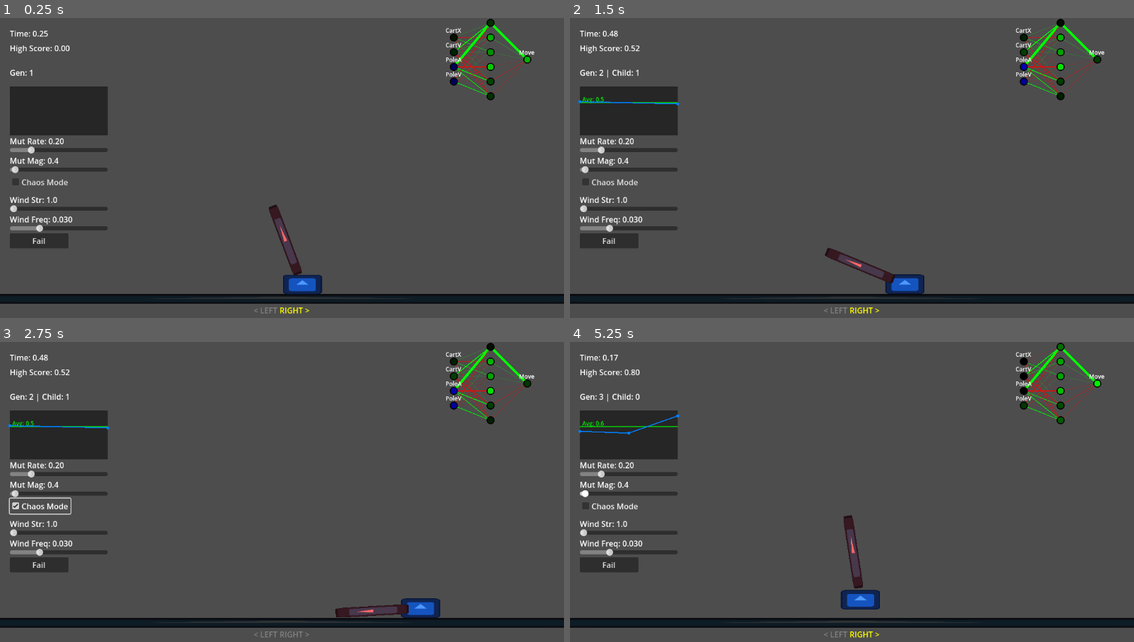
Above: before the commit, frames 1-4 (two rows, left to right).
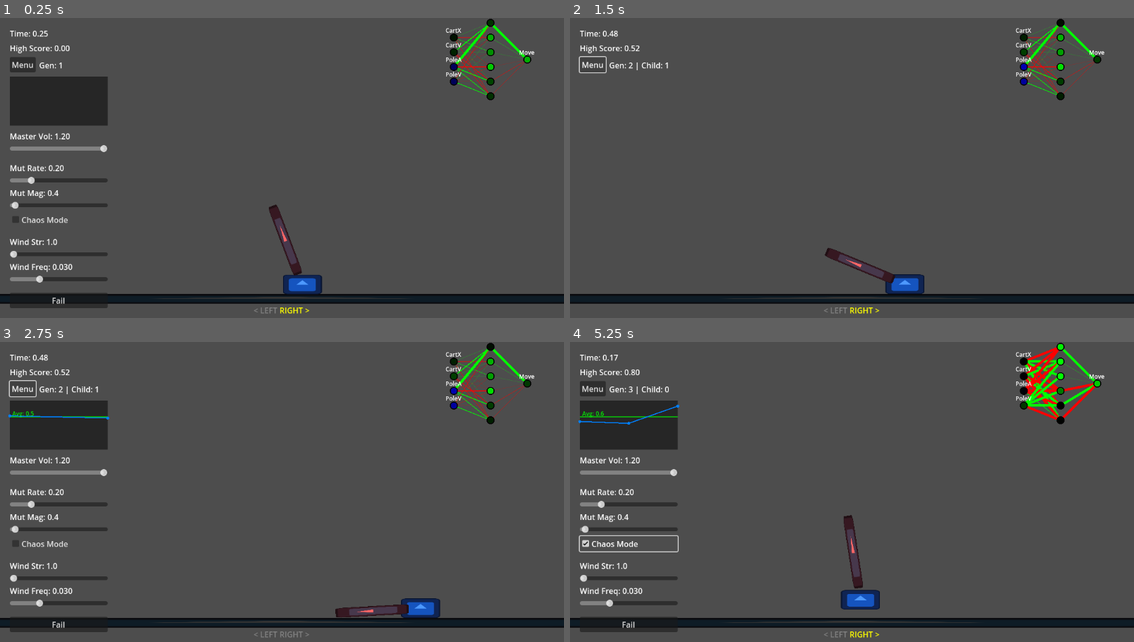
Above: after the commit, the same moments.

Repository: frkatona/Godot_NN_Testing
Game: Godot game, scene res://scenes/main.tscn
Same seed, same stepped clock (60 frames per second), same inputs: the game is played once before the commit and once after it. The engine's default icon, where the game draws it, is replaced by a stand-in: a white triangle on a blue panel in a dark square.
Inputs (mouse positions are in pixels of both pictures, inside the frame that each line leads up to):
- Up to frame 1 (0.25 s): no input
- Up to frame 2 (1.5 s): click (592, 66) at 0.5 s, where only the run after the commit has a clickable "Menu"; hold Right (ui_right) from 1.28 s (still down); tap T at 1.35 s
- Up to frame 3 (2.75 s): release Right (ui_right) at 2 s; click "Chaos Mode" (after the commit: "Menu") at 2 s
- Up to frame 4 (5.25 s): click "Fail" at 2.75 s; click "Chaos Mode" at 3.5 s; tap Enter (ui_accept) at 4.25, 4.52 s; hold Left (ui_left) 4.28-5.03 s; tap T at 4.35, 5.1 s; hold Right (ui_right) from 5.03 s (still down)

The runs differ from the first frame. In frame 1, 4.9% of the frame differs, in the area x 1-20%, y 13-97%; in frame 2, 5.0%; in frame 3, 5.3%; in frame 4, 6.7%, in the area x 1-94%, y 0-97%.

Commit message:
added volume slider and options hider button

Diff:
--- a/scripts/game_manager.gd
+++ b/scripts/game_manager.gd
@@ -61,34 +61,43 @@
 	add_child(sfx_success)
 
 func setup_ui():
+	var ui_root = label_time.get_parent()
+
+	# Menu Button
+	var btn_menu = Button.new()
+	btn_menu.text = "Menu"
+	btn_menu.position = Vector2(20, 80)
+	ui_root.add_child(btn_menu)
+
 	# Create Gen Label
 	label_gen = Label.new()
 	label_gen.text = "Gen: 1"
-	label_gen.position = Vector2(20, 100) # Below scores
-	label_time.get_parent().add_child(label_gen)
+	label_gen.position = Vector2(80, 85)
+	ui_root.add_child(label_gen)
 
 	# Create Graph
 	stats_graph = GraphScript.new()
-	stats_graph.position = Vector2(20, 140)
-	label_time.get_parent().add_child(stats_graph)
-
-	var start_y = 240
-	var spacing = 40
-
-	var create_slider = func(label_text, min_v, max_v, step_v, default_v, callback, y_pos):
+	stats_graph.position = Vector2(20, 120)
+	ui_root.add_child(stats_graph)
+
+	# Settings Container
+	var settings_box = VBoxContainer.new()
+	settings_box.position = Vector2(20, 230)
+	settings_box.custom_minimum_size = Vector2(200, 0)
+	ui_root.add_child(settings_box)
+
+	var create_slider = func(label_text, min_v, max_v, step_v, default_v, callback):
+		var l = Label.new()
+		l.text = label_text % default_v
+		settings_box.add_child(l)
+
 		var slider = HSlider.new()
 		slider.min_value = min_v
 		slider.max_value = max_v
 		slider.step = step_v
 		slider.value = default_v
 		slider.custom_minimum_size = Vector2(200, 20)
-		slider.position = Vector2(20, y_pos + 20)
-		label_time.get_parent().add_child(slider)
-
-		var l = Label.new()
-		l.text = label_text % default_v
-		l.position = Vector2(20, y_pos)
-		label_time.get_parent().add_child(l)
+		settings_box.add_child(slider)
 
 		slider.value_changed.connect(func(v):
 			callback.call(v)
@@ -96,49 +105,69 @@
 		)
 		return slider
 
-	# 1. Mutation Rate
+	# 1. Master Volume
+	var master_idx = AudioServer.get_bus_index("Master")
+	var vol_db = AudioServer.get_bus_volume_db(master_idx)
+	var vol_linear = db_to_linear(vol_db)
+
+	create_slider.call("Master Vol: %.2f", 0.0, 1.0, 0.05, vol_linear, func(v):
+		var db = linear_to_db(v) if v > 0.001 else -80.0
+		AudioServer.set_bus_volume_db(master_idx, db)
+	)
+
+	var spacer1 = Control.new()
+	spacer1.custom_minimum_size = Vector2(0, 10)
+	settings_box.add_child(spacer1)
+
+	# 2. Mutation Rate
 	create_slider.call("Mut Rate: %.2f", 0.0, 1.0, 0.01, 0.2, func(v):
 		if ai_agent: ai_agent.mutation_rate = v
-	, start_y)
-	start_y += spacing
-
-	# 2. Mutation Magnitude
+	)
+
+	# 3. Mutation Magnitude
 	create_slider.call("Mut Mag: %.1f", 0.0, 20.0, 0.1, 0.4, func(v):
 		if ai_agent: ai_agent.mutation_magnitude = v
-	, start_y)
-	start_y += spacing
-
-	# 3. Chaos Mode
+	)
+
+	# 4. Chaos Mode
 	var chaos_check = CheckBox.new()
 	chaos_check.text = "Chaos Mode"
-	chaos_check.position = Vector2(20, start_y)
-	label_time.get_parent().add_child(chaos_check)
+	settings_box.add_child(chaos_check)
 	chaos_check.toggled.connect(func(t):
 		if ai_agent: ai_agent.chaos_mode = t
 	)
-	start_y += spacing
-
-	# 4. Wind Strength
+
+	var spacer2 = Control.new()
+	spacer2.custom_minimum_size = Vector2(0, 10)
+	settings_box.add_child(spacer2)
+
+	# 5. Wind Strength
 	create_slider.call("Wind Str: %.1f", 0.0, 1000.0, 10.0, wind_strength, func(v):
 		wind_strength = v
-	, start_y)
-	start_y += spacing
-
-	# 5. Wind Freq
+	)
+
+	# 6. Wind Freq
 	create_slider.call("Wind Freq: %.3f", 0.001, 0.1, 0.001, noise_freq, func(v):
 		noise_freq = v
-	, start_y)
-
-	start_y += spacing
-
-	# 6. Manual Fail Button
+	)
+
+	var spacer3 = Control.new()
+	spacer3.custom_minimum_size = Vector2(0, 10)
+	settings_box.add_child(spacer3)
+
+	# 7. Manual Fail Button
 	var fail_btn = Button.new()
 	fail_btn.text = "Fail"
-	fail_btn.position = Vector2(20, start_y)
-	fail_btn.custom_minimum_size = Vector2(120, 30)
-	label_time.get_parent().add_child(fail_btn)
+	settings_box.add_child(fail_btn)
 	fail_btn.pressed.connect(func():
 		game_over()
+	)
+
+	# Toggle Logic
+	btn_menu.pressed.connect(func():
+		var is_vis = not settings_box.visible
+		settings_box.visible = is_vis
+		if stats_graph: stats_graph.visible = is_vis
 	)
 
 func update_stats(history: Array, gen: int, child_count: int = 0):
